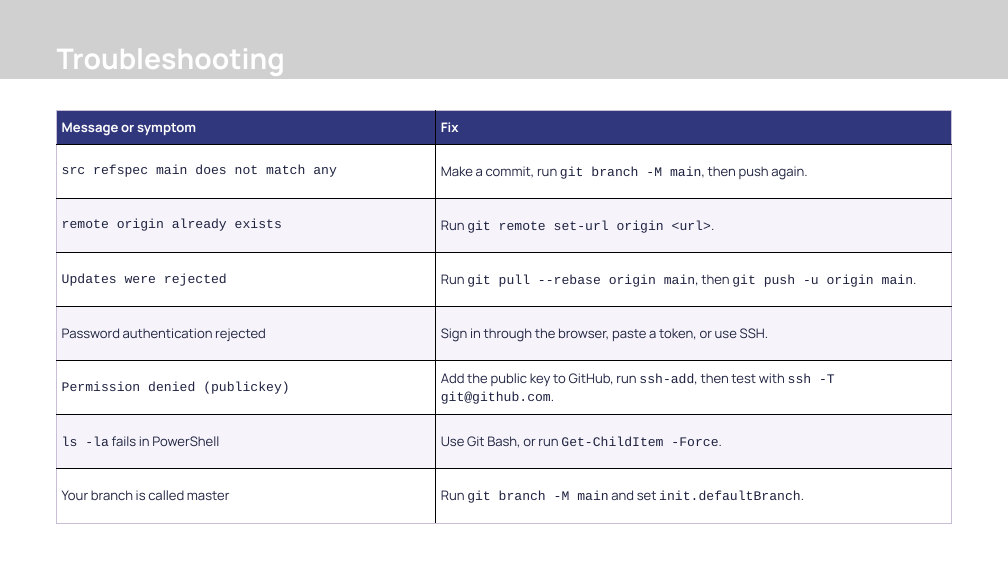
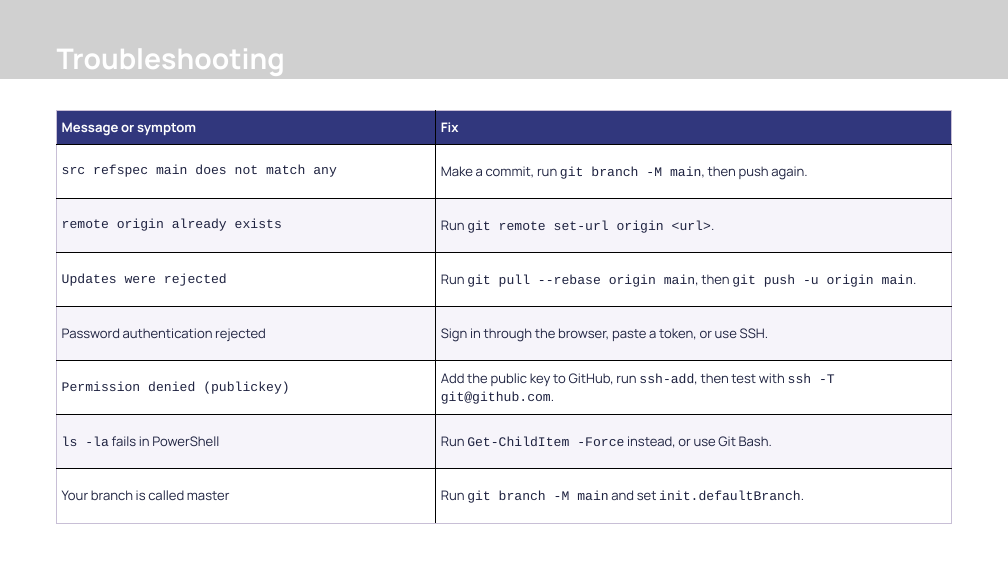
Before and after one commit to Revolution-Data-Platforms/Introduction-to-Git-Workshop, a slide deck: slide 24 of presentation/introduction-to-git-workshop.pptx. Drawn at 1008x567 pixels with LibreOffice and Linux fonts; fonts in the diff are those of the drawing; grey boxes stand for pictures; background and template pictures are left out. Boxes give left, top, right and bottom in pixels: in the first picture for what was removed or moved away, otherwise in the second. Text is boxed around its words. In the diff, an @@ line names an element or a change of style, - is before the commit and + after.

Commit message:
docs(workshop): support PowerShell as well as Git Bash
Git for Windows works the same in PowerShell, so the materials no longer require Git Bash. Multi-line commands that relied on a trailing backslash are now single lines that work in both shells, and the decks, PDFs, README and presenter guide say PowerShell or Git Bash.

```diff
--- a/presentation/introduction-to-git-workshop.pptx
+++ b/presentation/introduction-to-git-workshop.pptx
@@ table at [56,110,951,525] @@
-row 7, column 2: Use Git Bash, or run Get-ChildItem -Force.
+row 7, column 2: Run Get-ChildItem -Force instead, or use Git Bash.
```
Also in this commit, not shown: 2 other slides changed, 6 other files.
